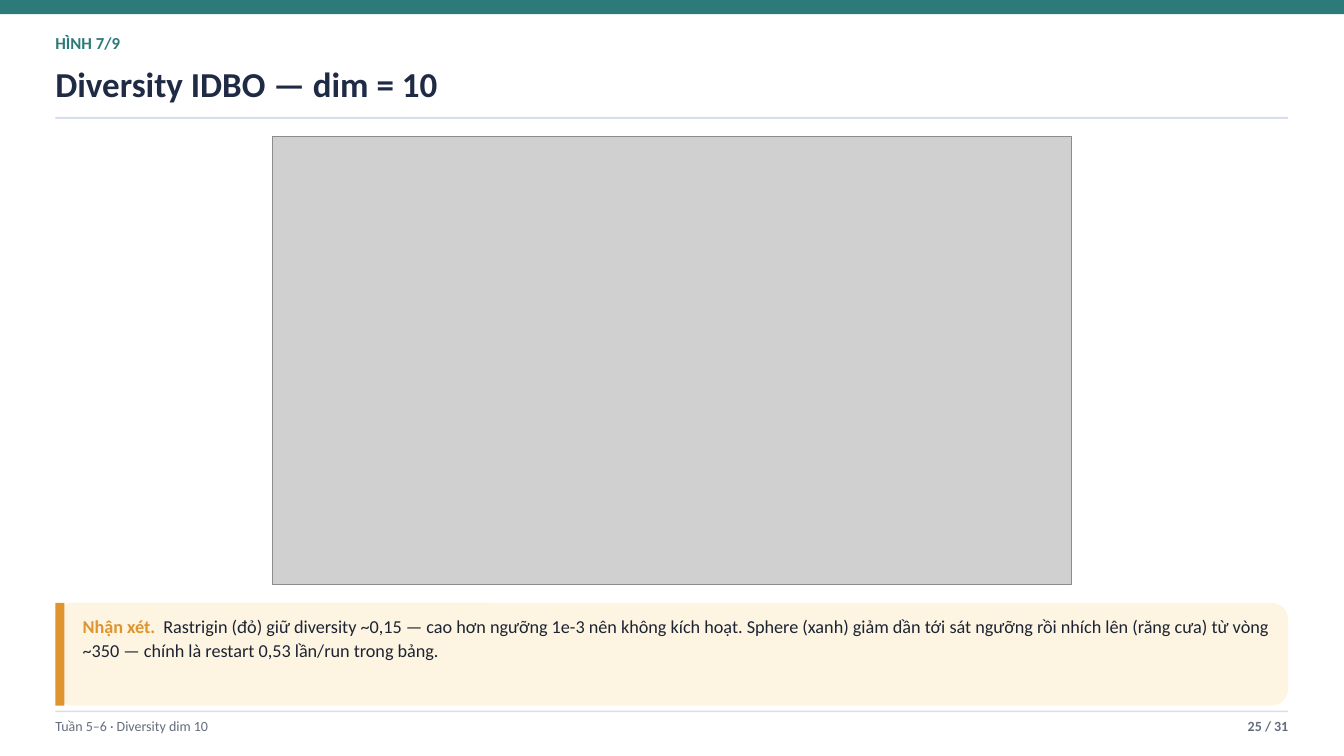
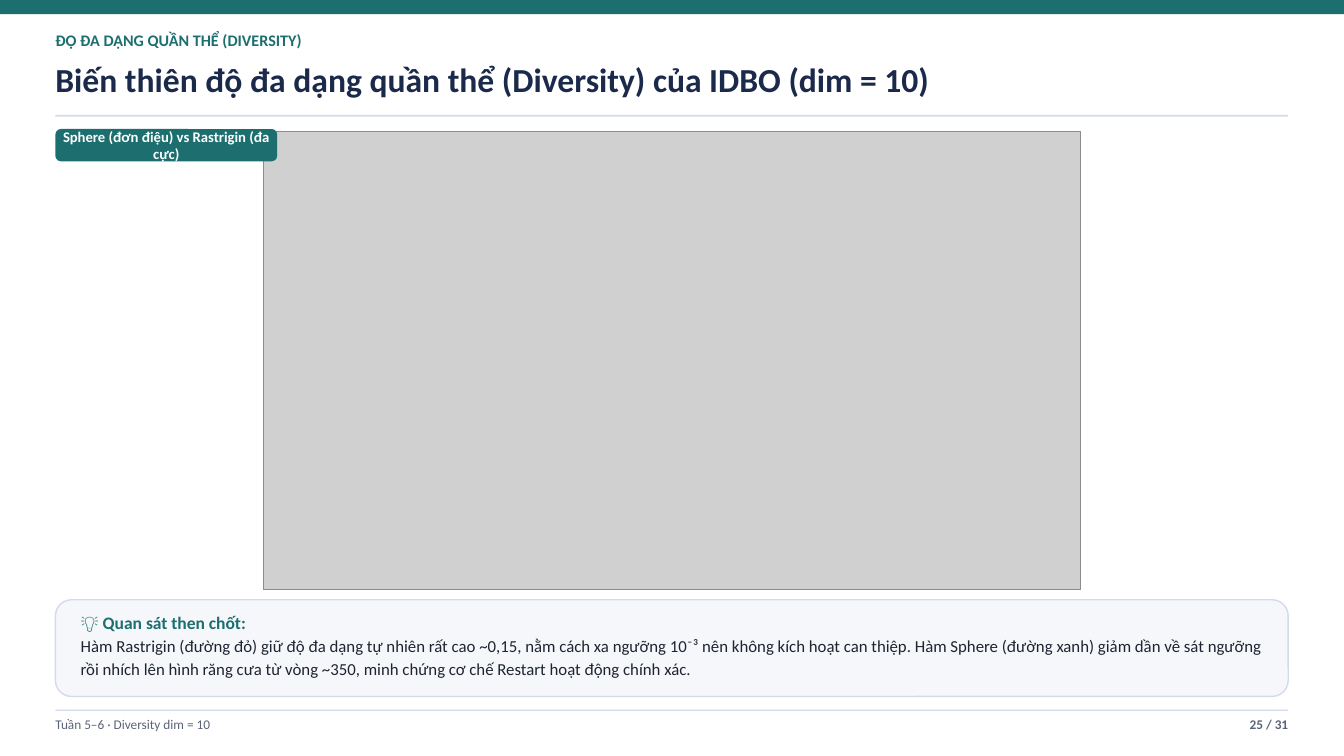
Before and after one commit to duylequang2303/DBO_heathcare, a slide deck: slide 25 of docs/Slide_Tuan_4_5_6_DBO_IDBO.pptx. Drawn at 1344x756 pixels with LibreOffice and Linux fonts; fonts in the diff are those of the drawing; grey boxes stand for pictures. Boxes give left, top, right and bottom in pixels: in the first picture for what was removed or moved away, otherwise in the second. Text is boxed around its words. In the diff, an @@ line names an element or a change of style, - is before the commit and + after.

```diff
--- a/docs/Slide_Tuan_4_5_6_DBO_IDBO.pptx
+++ b/docs/Slide_Tuan_4_5_6_DBO_IDBO.pptx
@@ rectangle at (0,0,1344,14): fill #2C7A7A to #1D6F6F @@
@@ text at (55,33,301,49): text changed; size 12 to 11.5 pt; text colour #2C7A7A to #1D6F6F @@
-HÌNH 7/9
+ĐỘ ĐA DẠNG QUẦN THỂ (DIVERSITY)
@@ text at (55,65,928,98): text changed; size 25 to 24 pt; text colour #1F2A44 to #1B2A4A @@
-Diversity IDBO — dim = 10
+Biến thiên độ đa dạng quần thể (Diversity) của IDBO (dim = 10)
@@ rectangle at (55,115,1289,117): fill #D8DFEC to #D3DBEA @@
@@ rounded rectangle added at (55,129,277,161), fill #1D6F6F @@
@@ text added at (63,131,269,164), 10.5 pt, text #FFFFFF, bold @@
+Sphere (đơn điệu) vs Rastrigin (đa cực)
@@ picture: place and size @@
-picture at (272,136,1072,585)
+picture at (263,131,1081,590)
@@ rounded rectangle: place and size @@
-rounded rectangle at (55,603,1289,706)
+rounded rectangle at (55,600,1289,697)
@@ rounded rectangle at (55,600,1289,697): fill #FDF4E2 to #F5F7FB; outline none to #D3DBEA 1 pt @@
@@ rectangle removed at (55,603,65,706) @@
@@ text at (81,615,1261,678): text changed; size 13 to 12 pt; text colour #1C2333 to #1E2430 @@
-Nhận xét. Rastrigin (đỏ) giữ diversity ~0,15 — cao hơn ngưỡng 1e-3 nên không kích hoạt. Sphere (xanh) giảm dần tới sát ngưỡng rồi nhích lên (răng cưa) từ vòng ~350 — chính là restart 0,53 lần/run trong bảng.
+💡 Quan sát then chốt:
+Hàm Rastrigin (đường đỏ) giữ độ đa dạng tự nhiên rất cao ~0,15, nằm cách xa ngưỡng 10⁻³ nên không kích hoạt can thiệp. Hàm Sphere (đường xanh) giảm dần về sát ngưỡng rồi nhích lên hình răng cưa từ vòng ~350, minh chứng cơ chế Restart hoạt động chính xác.
@@ text at (55,719,210,731): text changed; size 10 to 9.5 pt; text colour #646C7E to #5A6478 @@
-Tuần 5–6 · Diversity dim 10
+Tuần 5–6 · Diversity dim = 10
@@ text "25 / 31" at (1250,720,1288,729): size 10 to 9.5 pt, text colour #646C7E to #5A6478 @@
```
Also in this commit, not shown: 25 other slides changed, 5 slides added, 5 slides removed, 9 other files.
